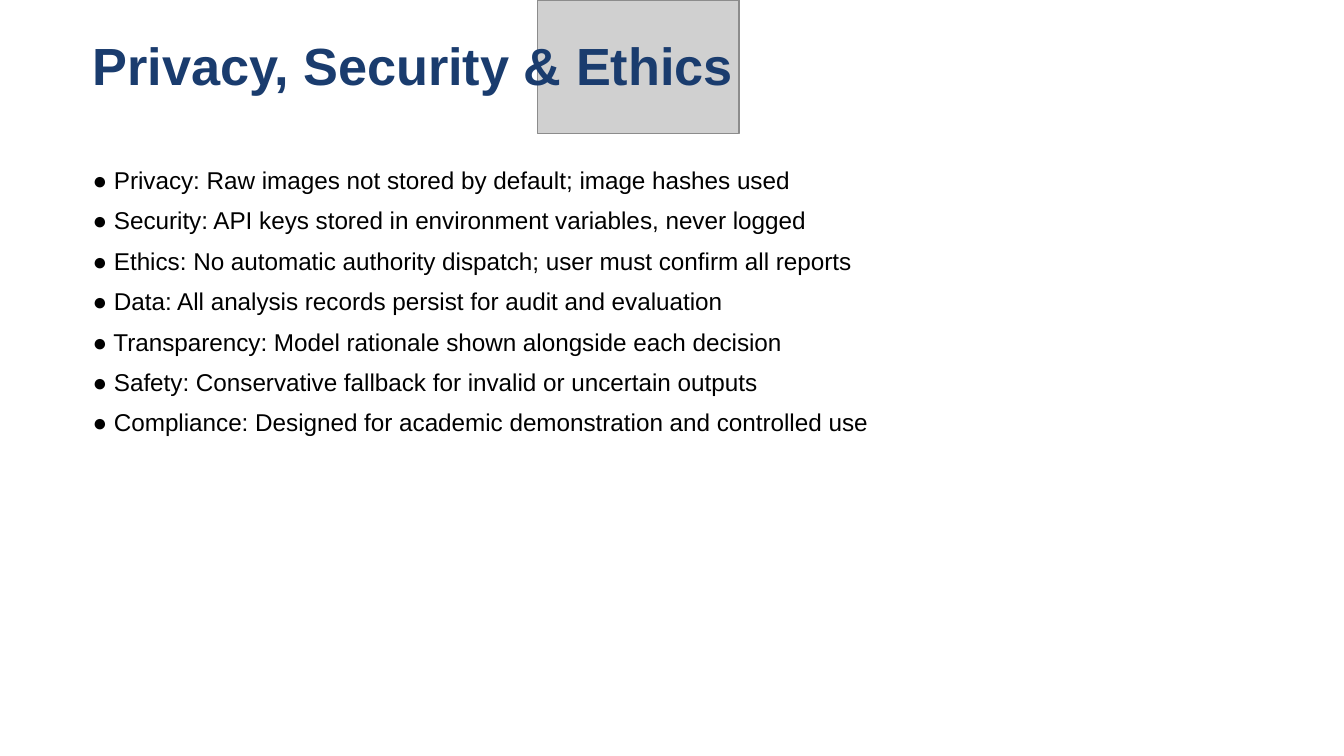
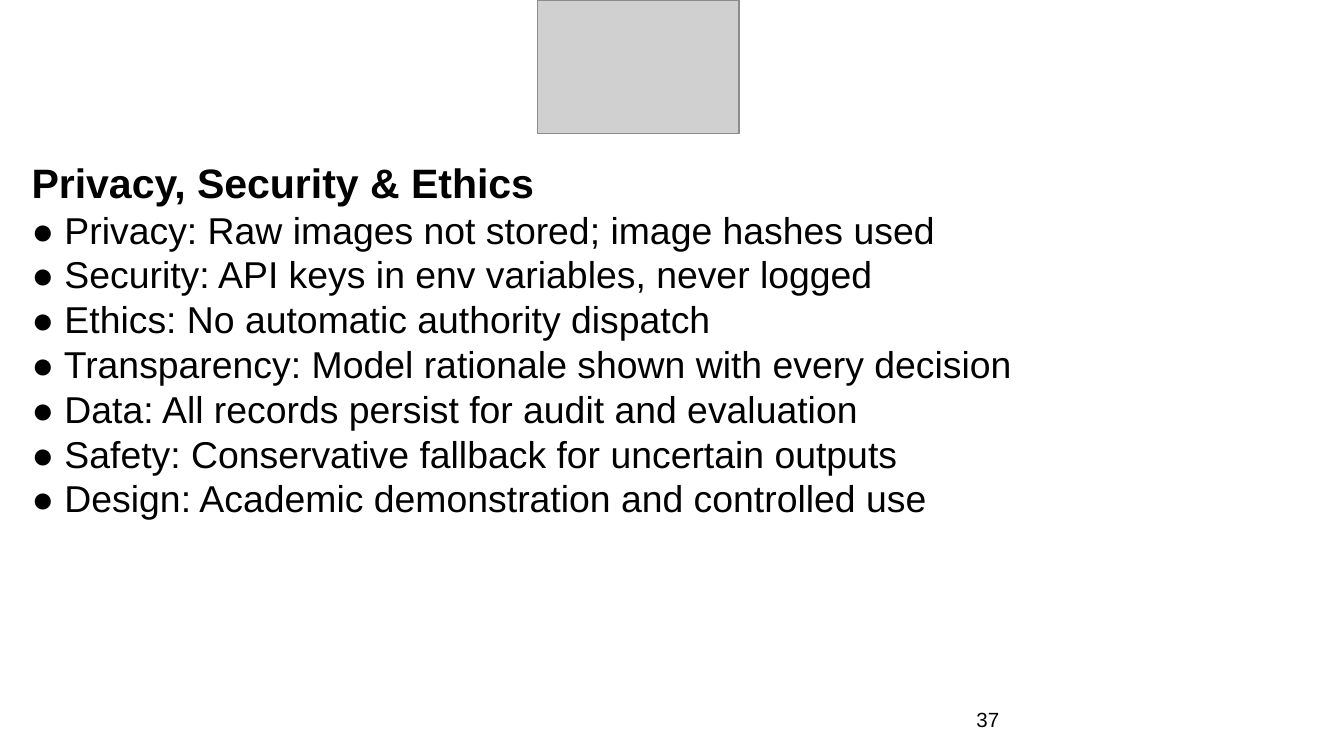
Before and after one commit to nibodhdaware/VisionGPT, a slide deck: slide 37 of paper/stage2_review3_updated.pptx. Drawn at 1344x756 pixels with LibreOffice and Linux fonts; fonts in the diff are those of the drawing; grey boxes stand for pictures. Boxes give left, top, right and bottom in pixels: in the first picture for what was removed or moved away, otherwise in the second. Text is boxed around its words. In the diff, an @@ line names an element or a change of style, - is before the commit and + after.

```diff
--- a/paper/stage2_review3_updated.pptx
+++ b/paper/stage2_review3_updated.pptx
@@ text removed at [93,47,733,95] @@
-Privacy, Security & Ethics
@@ text at [32,168,1011,520]: text changed; size 13 to 20 pt @@
-● Privacy: Raw images not stored by default; image hashes used
-● Security: API keys stored in environment variables, never logged
-● Ethics: No automatic authority dispatch; user must confirm all reports
-● Data: All analysis records persist for audit and evaluation
-● Transparency: Model rationale shown alongside each decision
-● Safety: Conservative fallback for invalid or uncertain outputs
-● Compliance: Designed for academic demonstration and controlled use
+Privacy, Security & Ethics
+● Privacy: Raw images not stored; image hashes used
+● Security: API keys in env variables, never logged
+● Ethics: No automatic authority dispatch
+● Transparency: Model rationale shown with every decision
+● Data: All records persist for audit and evaluation
+● Safety: Conservative fallback for uncertain outputs
+● Design: Academic demonstration and controlled use
@@ text added at [976,712,999,728], 11 pt, text #000000 @@
+37
```
Also in this commit, not shown: 48 other slides changed, 4 slides added, 4 slides removed.
